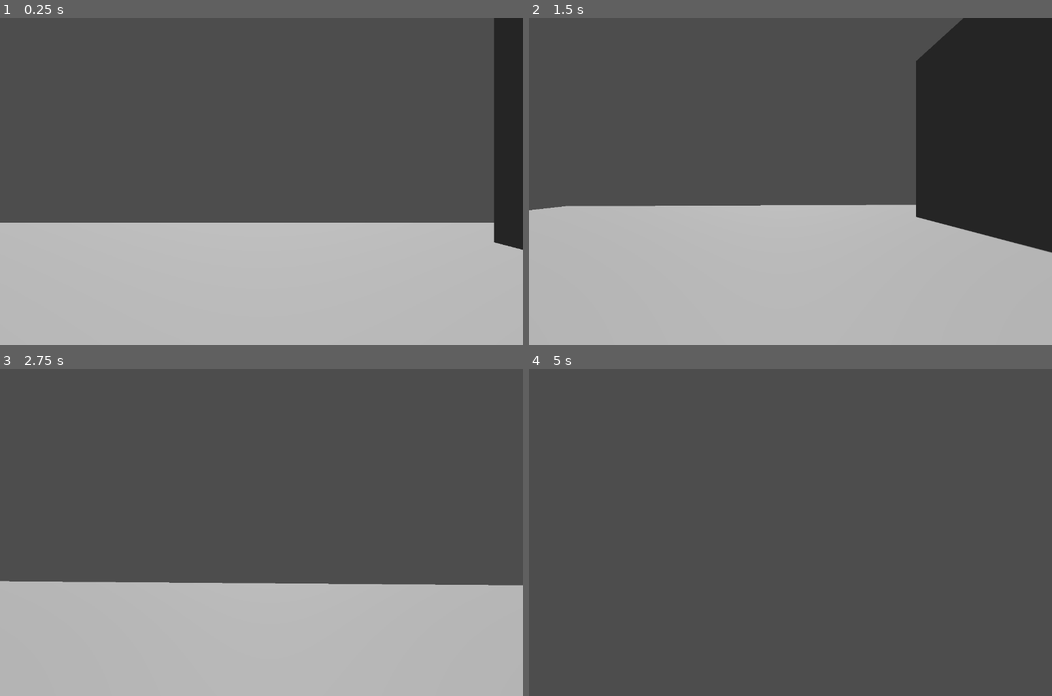
Above: before the commit, frames 1-4 (two rows, left to right).
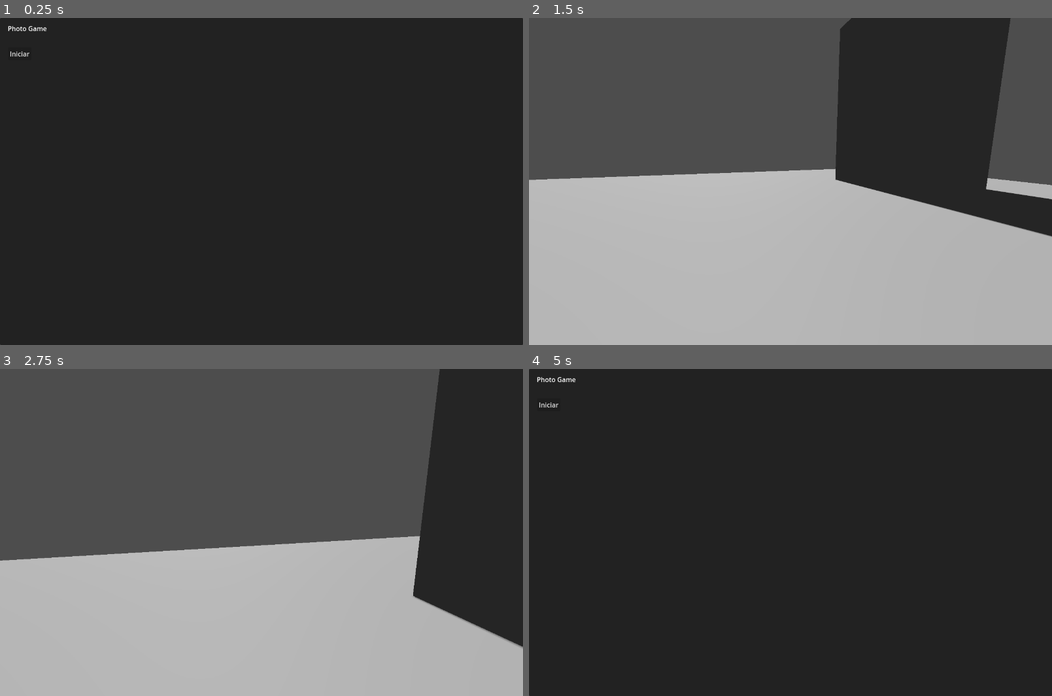
Above: after the commit, the same moments.

Repository: Genaro-Coronel-Gtz/depth_game
Game: Godot game, scene res://Scenes/Prototipo.tscn
Same seed, same stepped clock (60 frames per second), same inputs: the game is played once before the commit and once after it.
Inputs (mouse positions are in pixels of both pictures, inside the frame that each line leads up to):
- Up to frame 1 (0.25 s): no input
- Up to frame 2 (1.5 s): click (549, 53) at 0.5 s, where only the run after the commit has a clickable "Iniciar"; tap Enter at 1.25 s; move the mouse to (816, 181) at 1.27 s; hold W (Forward) from 1.28 s (still down); hold F (change_cam) from 1.28 s (still down)
- Up to frame 3 (2.75 s): keep holding W (Forward); tap Space (jump) at 1.52, 2.27 s; move the mouse to (235, 532) at 2.02 s; release F (change_cam) at 2.03 s; tap Ctrl (shoot_cam) at 2.1 s
- Up to frame 4 (5 s): keep holding W (Forward); move the mouse to (800, 525) at 2.77 s; hold F (change_cam) 2.78-3.53 s; move the mouse to (785, 539) at 3.52 s; tap Ctrl (shoot_cam) at 3.6 s; tap Space (jump) at 3.77, 4.25, 4.52 s; move the mouse to (827, 535) at 4.27 s; hold F (change_cam) from 4.28 s (still down); tap Escape (open_ui, bound only after the commit) at 4.9 s

The runs differ from the first frame. In frame 1, 96% of the frame differs, in the area x 0-100%, y 0-100%; in frame 2, 22%; in frame 3, 23%; in frame 4, 100%.

Commit message:
Add UI and attributes to secondary camera

Diff:
--- a/Scenes/LoadBlur.gd
+++ /dev/null
@@ -1,15 +0,0 @@
-extends CanvasLayer
-
-@onready var old_cam_layer : TextureRect = $Control/TextureRect
-var shader_material : ShaderMaterial
-
-func _init_blur_configs():
-	var blur_shader = load("res://Shaders/old_camera.gdshader")
-	shader_material = ShaderMaterial.new()
-	shader_material.shader = blur_shader
-	old_cam_layer.material = shader_material
-	old_cam_layer.visible = true
-	print(" old cam visible")
-
-func _ready() -> void:
-	_init_blur_configs()
--- a/Scenes/Prototipo.tscn
+++ b/Scenes/Prototipo.tscn
@@ -1,9 +1,9 @@
 [gd_scene load_steps=6 format=3 uid="uid://dqe37fah5kkke"]
 
-[ext_resource type="Script" uid="uid://bj8cdvfs4xtkh" path="res://Scenes/LoadBlur.gd" id="1_uacpp"]
+[ext_resource type="Script" uid="uid://civw23vgxjey5" path="res://Scenes/main.gd" id="1_uacpp"]
 [ext_resource type="PackedScene" uid="uid://dbt1a88wxs1x5" path="res://Scenes/player.tscn" id="10_sp2pw"]
 
-[sub_resource type="Environment" id="Environment_ky065"]
+[sub_resource type="Environment" id="Environment_uacpp"]
 
 [sub_resource type="PlaneMesh" id="PlaneMesh_uacpp"]
 size = Vector2(20, 20)
@@ -11,11 +11,40 @@
 [sub_resource type="BoxShape3D" id="BoxShape3D_myvrv"]
 size = Vector3(20, 0.5, 20)
 
-[node name="Prototipo" type="Node3D"]
+[node name="Node" type="Node"]
+script = ExtResource("1_uacpp")
+
+[node name="Prototipo" type="Node3D" parent="."]
+
+[node name="WorldEnvironment" type="WorldEnvironment" parent="Prototipo"]
+environment = SubResource("Environment_uacpp")
+
+[node name="DirectionalLight3D" type="DirectionalLight3D" parent="Prototipo"]
+transform = Transform3D(1, 0, 0, 0, -0.5, 0.866025, 0, -0.866025, -0.5, 0, 6, 0)
+shadow_enabled = true
+
+[node name="Player" parent="Prototipo" instance=ExtResource("10_sp2pw")]
+transform = Transform3D(0.5616, 0, 0, 0, 0.5616, 0, 0, 0, 0.5616, 0, 0, 0.984984)
+speed = 7
+
+[node name="Ground" type="StaticBody3D" parent="Prototipo"]
+collision_mask = 2
+
+[node name="MeshInstance3D" type="MeshInstance3D" parent="Prototipo/Ground"]
+mesh = SubResource("PlaneMesh_uacpp")
+
+[node name="CollisionShape3D" type="CollisionShape3D" parent="Prototipo/Ground"]
+transform = Transform3D(1, 0, 0, 0, 1, 0, 0, 0, 1, 0, -0.25, 0)
+shape = SubResource("BoxShape3D_myvrv")
+
+[node name="TestBox" type="CSGBox3D" parent="Prototipo"]
+transform = Transform3D(1, 0, 0, 0, 1, 0, 0, 0, 1, 5.8, 2.5, -5)
+size = Vector3(3, 5, 3)
+
+[node name="CSGCylinder3D" type="CSGCylinder3D" parent="Prototipo"]
+transform = Transform3D(0.998108, 0.0614841, 0, -0.0614841, 0.998108, 0, 0, 0, 1, -4.94849, 0, 0.775311)
 
 [node name="CanvasLayer" type="CanvasLayer" parent="."]
-follow_viewport_enabled = true
-script = ExtResource("1_uacpp")
 
 [node name="Control" type="Control" parent="CanvasLayer"]
 layout_mode = 3
@@ -25,7 +54,7 @@
 grow_horizontal = 2
 grow_vertical = 2
 
-[node name="TextureRect" type="TextureRect" parent="CanvasLayer/Control"]
+[node name="PanelContainer" type="PanelContainer" parent="CanvasLayer/Control"]
 layout_mode = 1
 anchors_preset = 15
 anchor_right = 1.0
@@ -33,30 +62,21 @@
 grow_horizontal = 2
 grow_vertical = 2
 
-[node name="WorldEnvironment" type="WorldEnvironment" parent="."]
-environment = SubResource("Environment_ky065")
+[node name="Panel" type="Panel" parent="CanvasLayer/Control/PanelContainer"]
+layout_mode = 2
 
-[node name="DirectionalLight3D" type="DirectionalLight3D" parent="."]
-transform = Transform3D(1, 0, 0, 0, -0.5, 0.866025, 0, -0.866025, -0.5, 0, 6, 0)
-shadow_enabled = true
+[node name="Label" type="Label" parent="CanvasLayer/Control/PanelContainer/Panel"]
+layout_mode = 0
+offset_left = 19.0
+offset_top = 14.0
+offset_right = 206.0
+offset_bottom = 37.0
+text = "Photo Game"
 
-[node name="Player" parent="." instance=ExtResource("10_sp2pw")]
-transform = Transform3D(0.5616, 0, 0, 0, 0.5616, 0, 0, 0, 0.5616, 0, 0, 0.984984)
-speed = 7
-
-[node name="Ground" type="StaticBody3D" parent="."]
-collision_mask = 2
-
-[node name="MeshInstance3D" type="MeshInstance3D" parent="Ground"]
-mesh = SubResource("PlaneMesh_uacpp")
-
-[node name="CollisionShape3D" type="CollisionShape3D" parent="Ground"]
-transform = Transform3D(1, 0, 0, 0, 1, 0, 0, 0, 1, 0, -0.25, 0)
-shape = SubResource("BoxShape3D_myvrv")
-
-[node name="TestBox" type="CSGBox3D" parent="."]
-transform = Transform3D(1, 0, 0, 0, 1, 0, 0, 0, 1, 5.8, 2.5, -5)
-size = Vector3(3, 5, 3)
-
-[node name="CSGCylinder3D" type="CSGCylinder3D" parent="."]
-transform = Transform3D(0.998108, 0.0614841, 0, -0.0614841, 0.998108, 0, 0, 0, 1, -4.94849, 0, 0.775311)
+[node name="Button" type="Button" parent="CanvasLayer/Control/PanelContainer/Panel"]
+layout_mode = 0
+offset_left = 20.0
+offset_top = 72.0
+offset_right = 77.0
+offset_bottom = 103.0
+text = "Iniciar"
--- /dev/null
+++ b/Scenes/main.gd
@@ -0,0 +1,22 @@
+extends Node
+
+@onready var World: Node3D = $Prototipo
+@onready var UI : CanvasLayer = $CanvasLayer
+@onready var StartButton: Button = $CanvasLayer/Control/PanelContainer/Panel/Button
+
+func _ready() -> void:
+	World.visible = false
+	UI.visible = true
+	StartButton.pressed.connect(_on_boton_pressed)
+
+
+func _on_boton_pressed():
+	UI.visible = false
+	World.visible = true
+	Input.mouse_mode = Input.MOUSE_MODE_CAPTURED
+
+func _input(event):
+	if event.is_action_pressed("open_ui"):
+		UI.visible = true
+		World.visible = false
+		Input.mouse_mode = Input.MOUSE_MODE_VISIBLE
--- a/Scenes/player.tscn
+++ b/Scenes/player.tscn
@@ -1,7 +1,14 @@
-[gd_scene load_steps=5 format=3 uid="uid://dbt1a88wxs1x5"]
+[gd_scene load_steps=6 format=3 uid="uid://dbt1a88wxs1x5"]
 
 [ext_resource type="Script" uid="uid://xtokxmde8k1l" path="res://Script/player.gd" id="1_ajj78"]
-[ext_resource type="Script" uid="uid://c08ofn3fep3fw" path="res://Script/DOF.gd" id="2_cvnsp"]
+[ext_resource type="Script" uid="uid://bwbaooqcmqc03" path="res://Script/blur_effect_camera.gd" id="2_cvnsp"]
+
+[sub_resource type="CameraAttributesPhysical" id="CameraAttributesPhysical_cvnsp"]
+exposure_multiplier = 0.539
+frustum_focus_distance = 1664.45
+frustum_focal_length = 86.95
+frustum_near = 0.016
+frustum_far = 4.99
 
 [sub_resource type="CapsuleShape3D" id="CapsuleShape3D_l7m1b"]
 
@@ -14,7 +21,7 @@
 
 [node name="CaptureCamera" type="Camera3D" parent="."]
 transform = Transform3D(1, 0, 0, 0, 1, 0, 0, 0, 1, 0, 2, 0)
-fov = 44.0
+attributes = SubResource("CameraAttributesPhysical_cvnsp")
 script = ExtResource("2_cvnsp")
 
 [node name="Camera3D" type="Camera3D" parent="."]
--- a/Script/DOF.gd
+++ /dev/null
@@ -1,38 +0,0 @@
-extends Camera3D
-
-@export var target_path: NodePath
-var target: Node3D
-var camera_attributes: CameraAttributesPractical
-
-func _ready():
-	# Obtener el objetivo (por ejemplo, una esfera)
-	target = get_node_or_null(target_path)
-
-	# Crear y asignar atributos de cámara
-	camera_attributes = CameraAttributesPractical.new()
-	self.camera_attributes = camera_attributes
-
-	# Activar el DOF
-	#enable_dof()
-
-func _process(delta):
-	if target and camera_attributes:
-		var distance = global_position.distance_to(target.global_position)
-
-		# Ajustar el enfoque dinámicamente
-		camera_attributes.dof_blur_far_distance = lerp(camera_attributes.dof_blur_far_distance, distance, delta * 5.0)
-		camera_attributes.dof_blur_near_distance = lerp(camera_attributes.dof_blur_near_distance, distance * 0.5, delta * 5.0)
-
-func enable_dof():
-	# Activar desenfoque lejano
-	camera_attributes.dof_blur_far_enabled = true
-	camera_attributes.dof_blur_far_distance = 10.0
-	camera_attributes.dof_blur_far_transition = 5.0
-
-	# Activar desenfoque cercano
-	camera_attributes.dof_blur_near_enabled = true
-	camera_attributes.dof_blur_near_distance = 2.0
-	camera_attributes.dof_blur_near_transition = 2.0
-
-	# Intensidad general del desenfoque
-	camera_attributes.dof_blur_amount = 0.6
--- /dev/null
+++ b/Script/blur_effect_camera.gd
@@ -0,0 +1,22 @@
+extends Camera3D
+
+@onready var attrs := CameraAttributesPhysical.new()
+
+func _ready():
+	print(" se ejecuta el attrs de capture camera ")
+	attributes = attrs
+
+	# Establece la distancia al plano de enfoque (en unidades del mundo 3D)
+	attrs.frustum_focus_distance = 5.0
+	# Controla la fuerza del desenfoque: entre más pequeño el número, más desenfoque
+	attrs.exposure_aperture = 0.2
+
+	# Longitud focal (zoom): afecta cuánto cambia la profundidad de campo
+	attrs.frustum_focal_length = 50.0  # en mm, típicamente entre 35 - 85
+
+	# Establece los límites del frustum (opcional)
+	attrs.frustum_near = 1
+	attrs.frustum_far = 20
+
+	# Asigna los atributos físicos a la cámara
+	self.attributes = attrs
--- a/Script/player.gd
+++ b/Script/player.gd
@@ -9,8 +9,9 @@
 
 var capture_camera_active = false
 
-func _ready() -> void:
-	Input.mouse_mode = Input.MOUSE_MODE_CAPTURED
+#func _ready() -> void:
+	#pass
+	#Input.mouse_mode = Input.MOUSE_MODE_CAPTURED
 
 func _input(event):
 	if event is InputEventMouseMotion and Input.mouse_mode == Input.MOUSE_MODE_CAPTURED:
--- a/project.godot
+++ b/project.godot
@@ -69,6 +69,11 @@
 "events": [Object(InputEventKey,"resource_local_to_scene":false,"resource_name":"","device":0,"window_id":0,"alt_presse …(189 unchanged characters)…
 ]
 }
+open_ui={
+"deadzone": 0.2,
+"events": [Object(InputEventKey,"resource_local_to_scene":false,"resource_name":"","device":0,"window_id":0,"alt_pressed":false,"shift_pressed":false,"ctrl_pressed":false,"meta_pressed":false,"pressed":false,"keycode":0,"physical_keycode":4194305,"key_label":0,"unicode":0,"location":0,"echo":false,"script":null)
+]
+}
 
 [layer_names]
 
Not shown, removed: Scenes/LoadBlur.gd.uid
Not shown, added: Scenes/main.gd.uid
Not shown, removed: Script/DOF.gd.uid
Not shown, added: Script/blur_effect_camera.gd.uid
Not shown, added: Scenes/player.tscn6358525401.tmp
